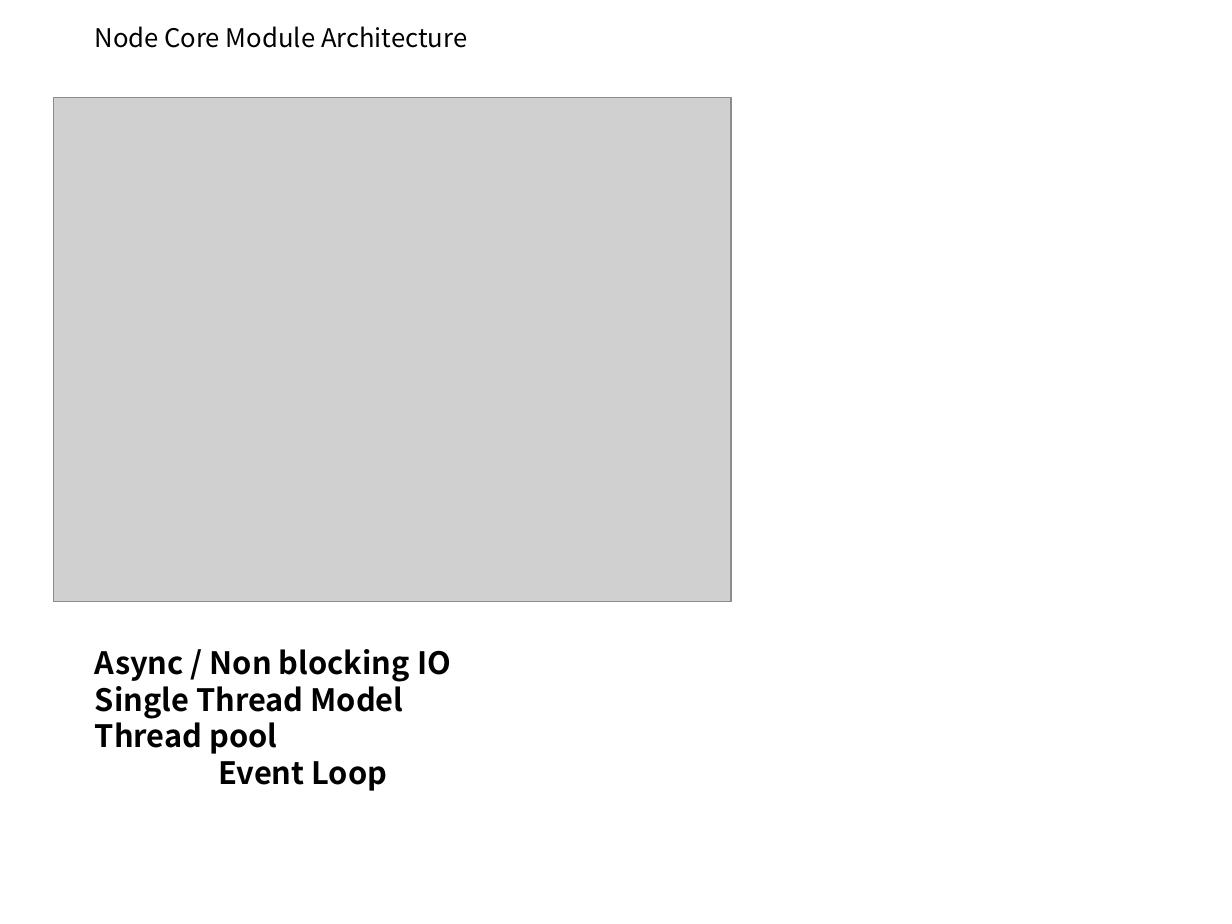
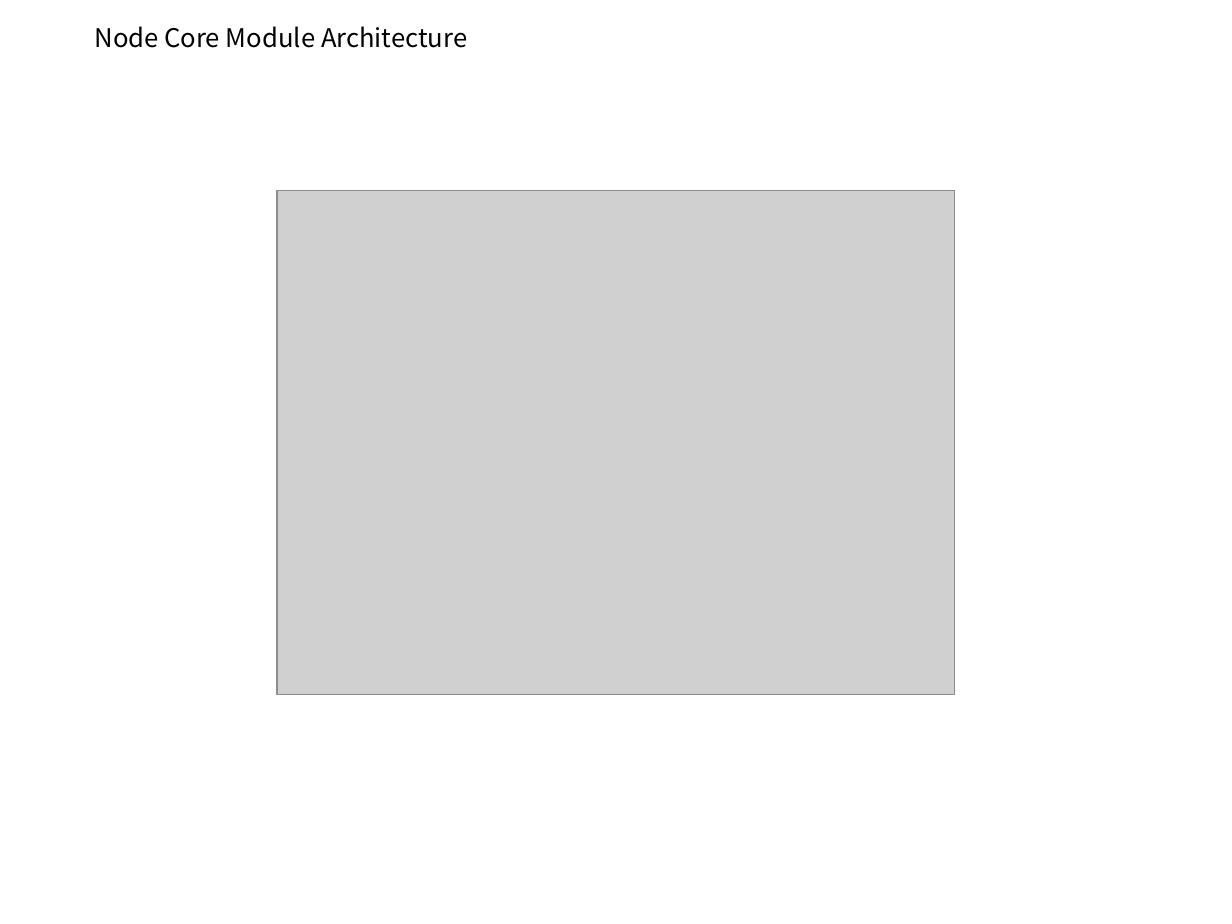
Before and after one commit to zipdrv85/vueStudy, a slide deck: slide 3 of doc/3주차 스터디 NODE.pptx (slide 4 before the commit). Drawn at 1232x924 pixels with LibreOffice and Linux fonts; fonts in the diff are those of the drawing; grey boxes stand for pictures; background and template pictures are left out. Boxes give left, top, right and bottom in pixels: in the first picture for what was removed or moved away, otherwise in the second. Text is boxed around its words. In the diff, an @@ line names an element or a change of style, - is before the commit and + after.

```diff
--- a/doc/3주차 스터디 NODE.pptx
+++ b/doc/3주차 스터디 NODE.pptx
@@ picture: place and size @@
-picture at (53,97,731,601)
+picture at (277,191,955,695)
@@ text removed at (95,649,451,791) @@
-Async / Non blocking IO
-Single Thread Model
-Thread pool
-Event Loop
```
Also in this commit, not shown: 3 other slides changed, 6 slides added.
